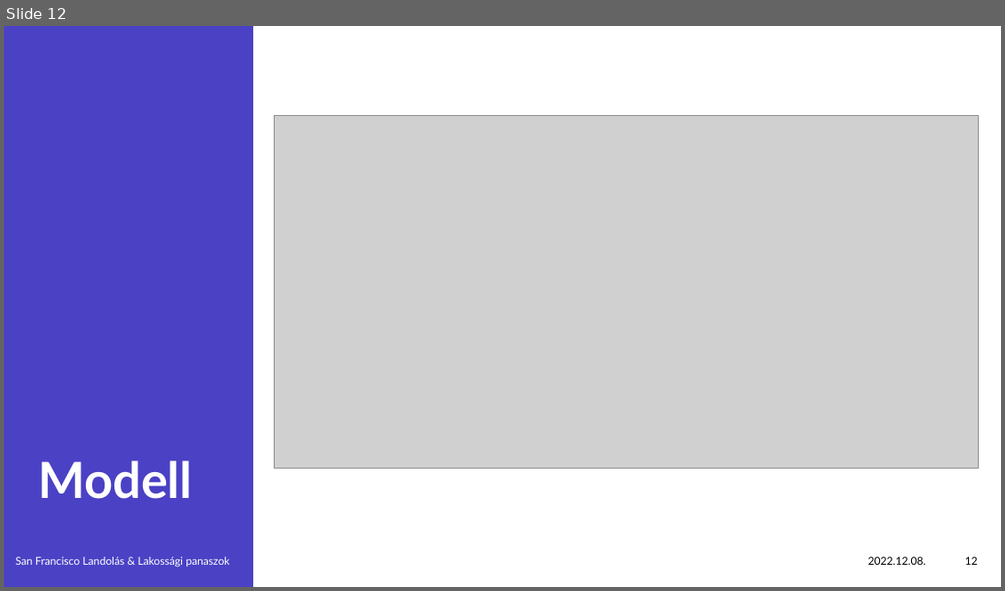
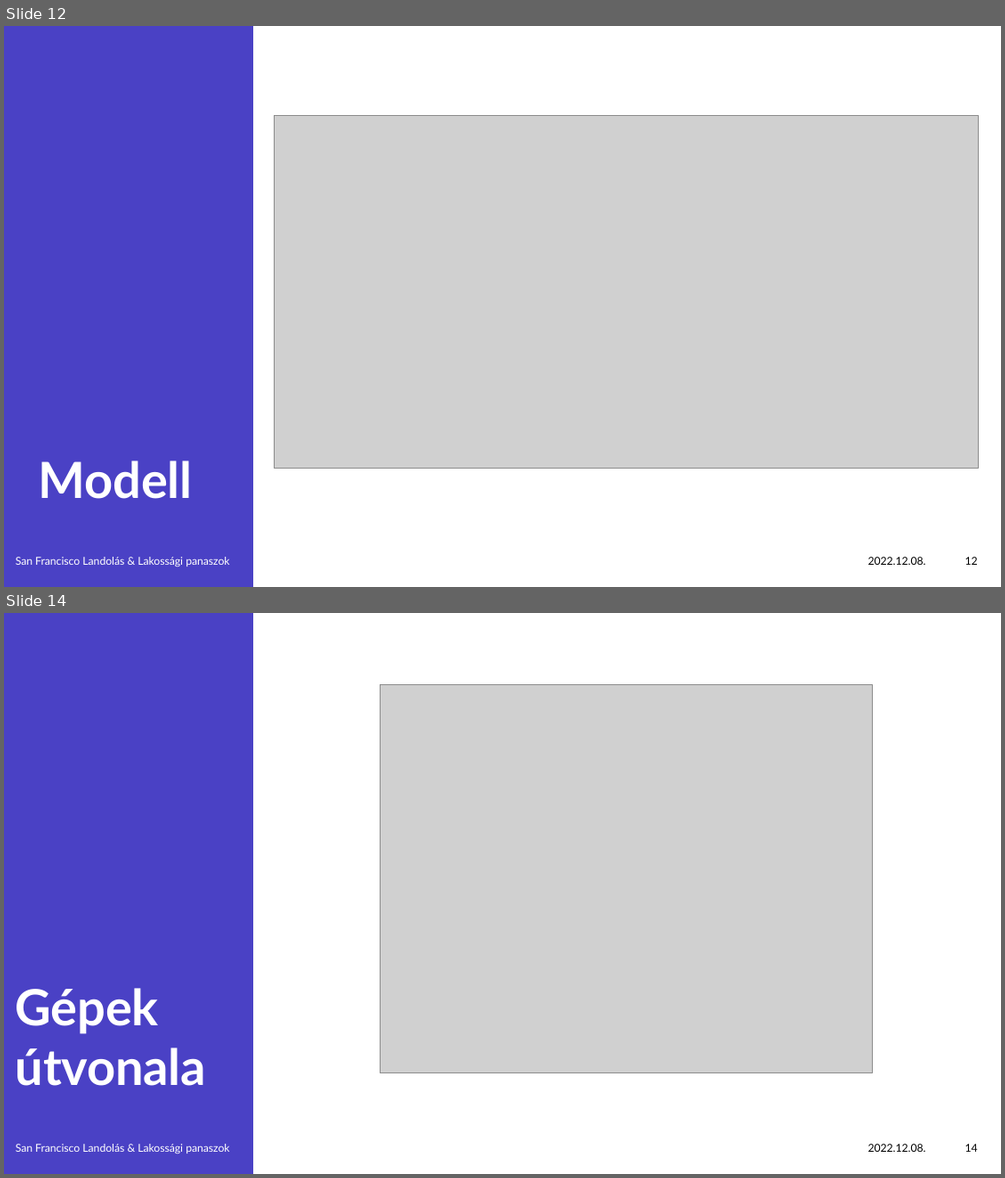
Before and after one commit to RipplB/sflandingandcompliance, a slide deck: San Francisco.pptx. Shown one above the other, each under a label of ours: slide 12 before the commit, slides 12 and 14 after it; the slides between them are not shown. The pictures are 1005x591 and 1005x1178 pixels, drawn with LibreOffice and Linux fonts; fonts in the diff are those of the drawing; grey boxes stand for pictures. Boxes give left, top, right and bottom in pixels: in the first picture for what was removed or moved away, otherwise in the second. Text is boxed around its words. In the diff, an @@ line names an element or a change of style, - is before the commit and + after.

```diff
--- a/San Francisco.pptx
+++ b/San Francisco.pptx
@@ slide 14 added at <box>4,613,1001,1174</box>, background #FFFFFF; not listed: 1 template element that a slide beside it also shows @@
@@ picture added at <box>380,685,872,1073</box> @@
@@ title added at <box>16,988,206,1086</box>, 48 pt, text #FFFFFF, bold @@
+Gépek útvonala
@@ text added at <box>16,1143,229,1153</box>, 10.5 pt, text #FFFFFF @@
+San Francisco Landolás & Lakossági panaszok
@@ text added at <box>868,1143,926,1151</box>, 10.5 pt, text #000000 @@
+2022.12.08.
@@ page number added at <box>965,1143,978,1151</box>, 10.5 pt, text #000000 @@
+14
```
Also in this commit, not shown: 1 slide changed, 4 other files.
